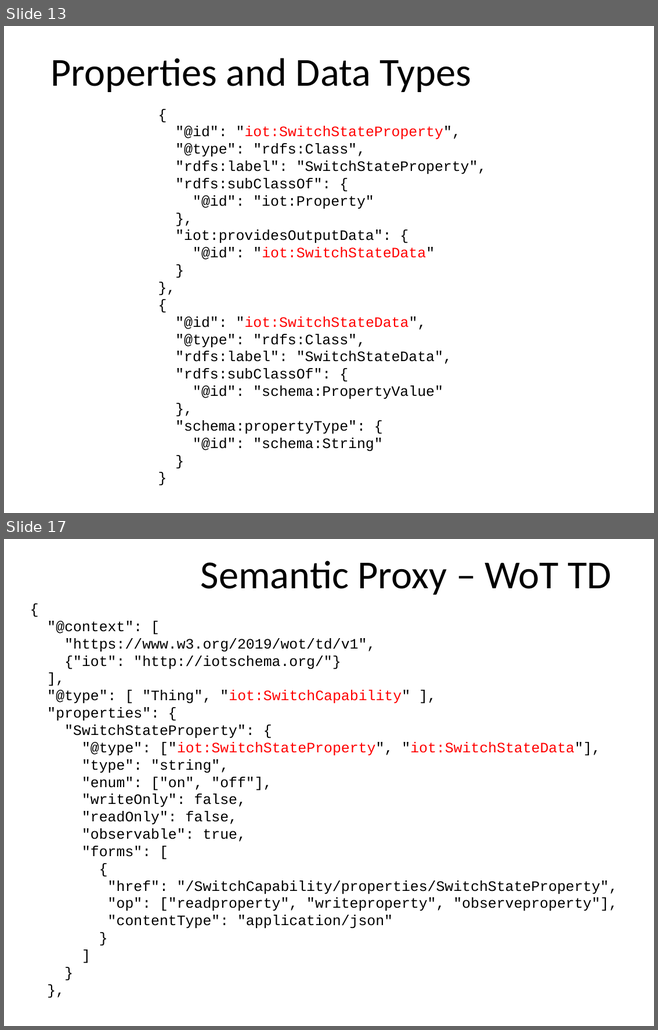
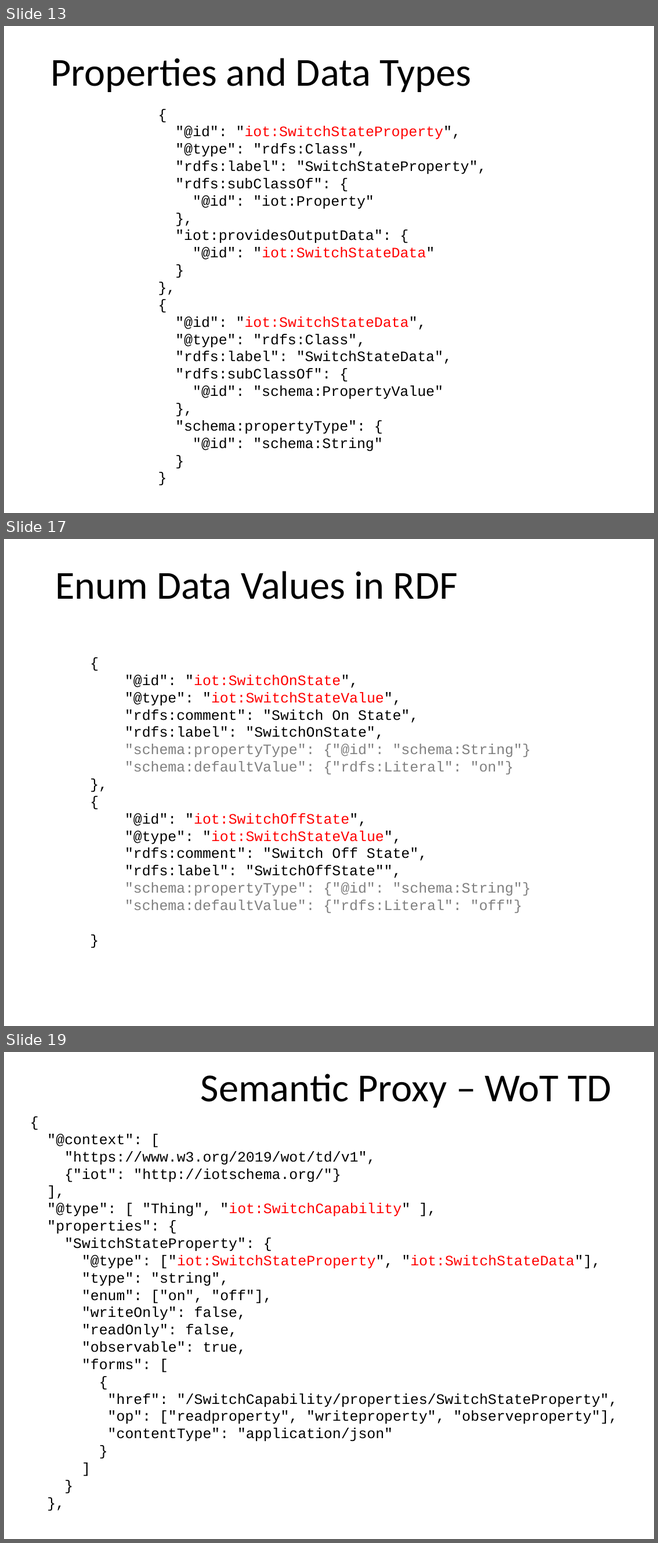
Before and after one commit to t2trg/wishi, a slide deck: slides/ietf106/SemanticProxy.pptx. Shown one above the other, each under a label of ours: slides 13 and 17 before the commit, slides 13, 17 and 19 after it; the slides between them are not shown. The pictures are 658x1030 and 658x1543 pixels, drawn with LibreOffice and Linux fonts; fonts in the diff are those of the drawing. Boxes give left, top, right and bottom in pixels: in the first picture for what was removed or moved away, otherwise in the second. Text is boxed around its words. In the diff, an @@ line names an element or a change of style, - is before the commit and + after.

```diff
--- a/slides/ietf106/SemanticProxy.pptx
+++ b/slides/ietf106/SemanticProxy.pptx
@@ slide 17 added at bbox=[4, 539, 654, 1026], background #FFFFFF @@
@@ title added at bbox=[55, 571, 458, 599], 44 pt, text #000000 @@
+Enum Data Values in RDF
@@ text added at bbox=[125, 675, 531, 913], 16 pt, text #808080 @@
+{
+"@id": "iot:SwitchOnState",
+"@type": "iot:SwitchStateValue",
+"rdfs:comment": "Switch On State",
+"rdfs:label": "SwitchOnState",
+"schema:propertyType": {"@id": "schema:String"}
+"schema:defaultValue": {"rdfs:Literal": "on"}
+},
+{
+"@id": "iot:SwitchOffState",
+"@type": "iot:SwitchStateValue",
+"rdfs:comment": "Switch Off State",
+"rdfs:label": "SwitchOffState"",
+"schema:propertyType": {"@id": "schema:String"}
+"schema:defaultValue": {"rdfs:Literal": "off"}
+}
@@ what was slide 17 is now slide 19 @@
```
Also in this commit, not shown: 3 slides changed, 6 other slides added, 1 other file.
